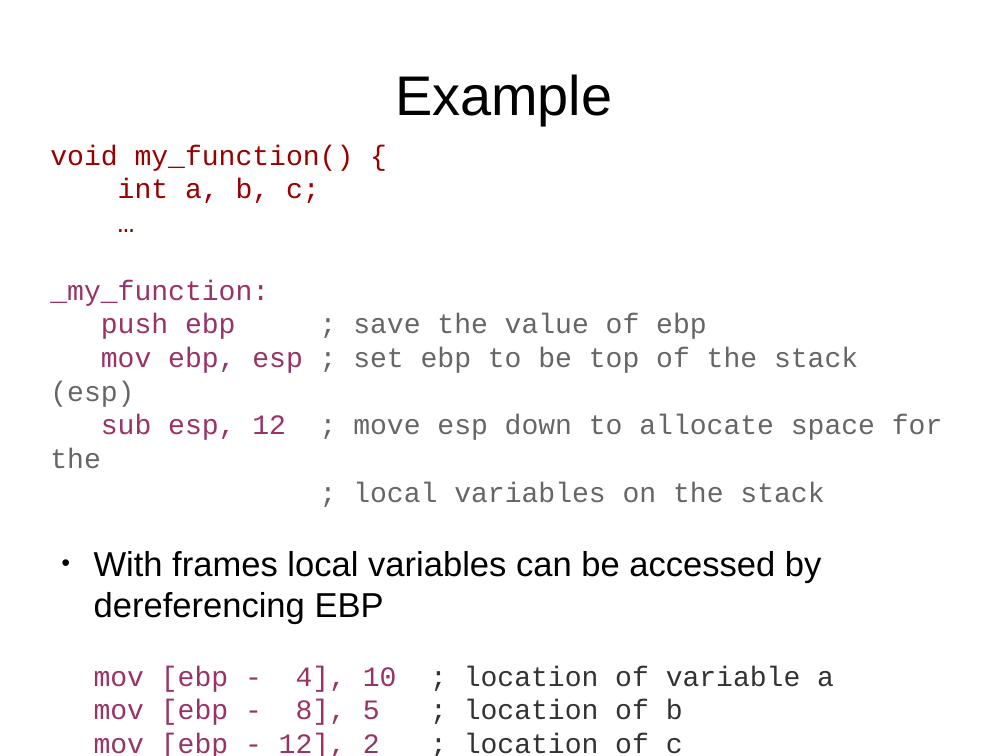
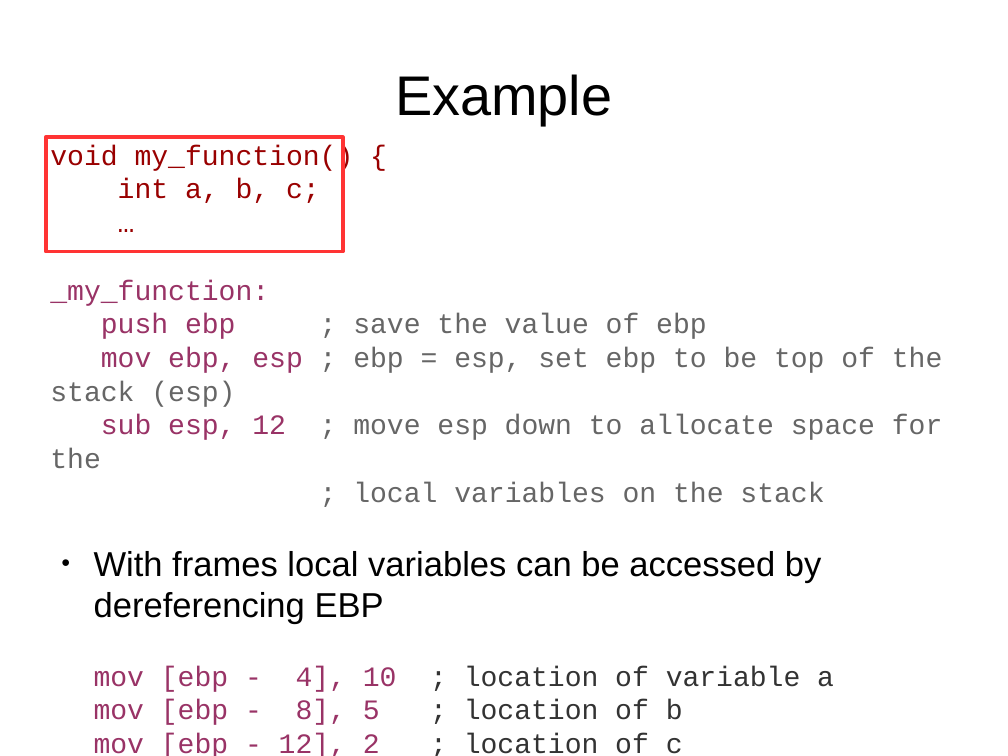
Before and after one commit to antonburtsev/cs5460, a slide deck: slide 26 of lecture04-calling-conventions/lecture04-calling-conventions.odp (slide 14 before the commit). Drawn at 1008x756 pixels with LibreOffice and Linux fonts; fonts in the diff are those of the drawing. Boxes give left, top, right and bottom in pixels: in the first picture for what was removed or moved away, otherwise in the second. Text is boxed around its words. In the diff, an @@ line names an element or a change of style, - is before the commit and + after.

```diff
--- a/lecture04-calling-conventions/lecture04-calling-conventions.odp
+++ b/lecture04-calling-conventions/lecture04-calling-conventions.odp
@@ rectangle added at (x1=46, y1=137, x2=343, y2=252), outline #FF3333 2.89 pt @@
@@ text at (x1=50, y1=347, x2=943, y2=407): text changed @@
-mov ebp, esp ; set ebp to be top of the stack (esp)
+mov ebp, esp ; ebp = esp, set ebp to be top of the stack (esp)
```
Also in this commit, not shown: 15 other slides changed, 22 slides added, 22 other files.
